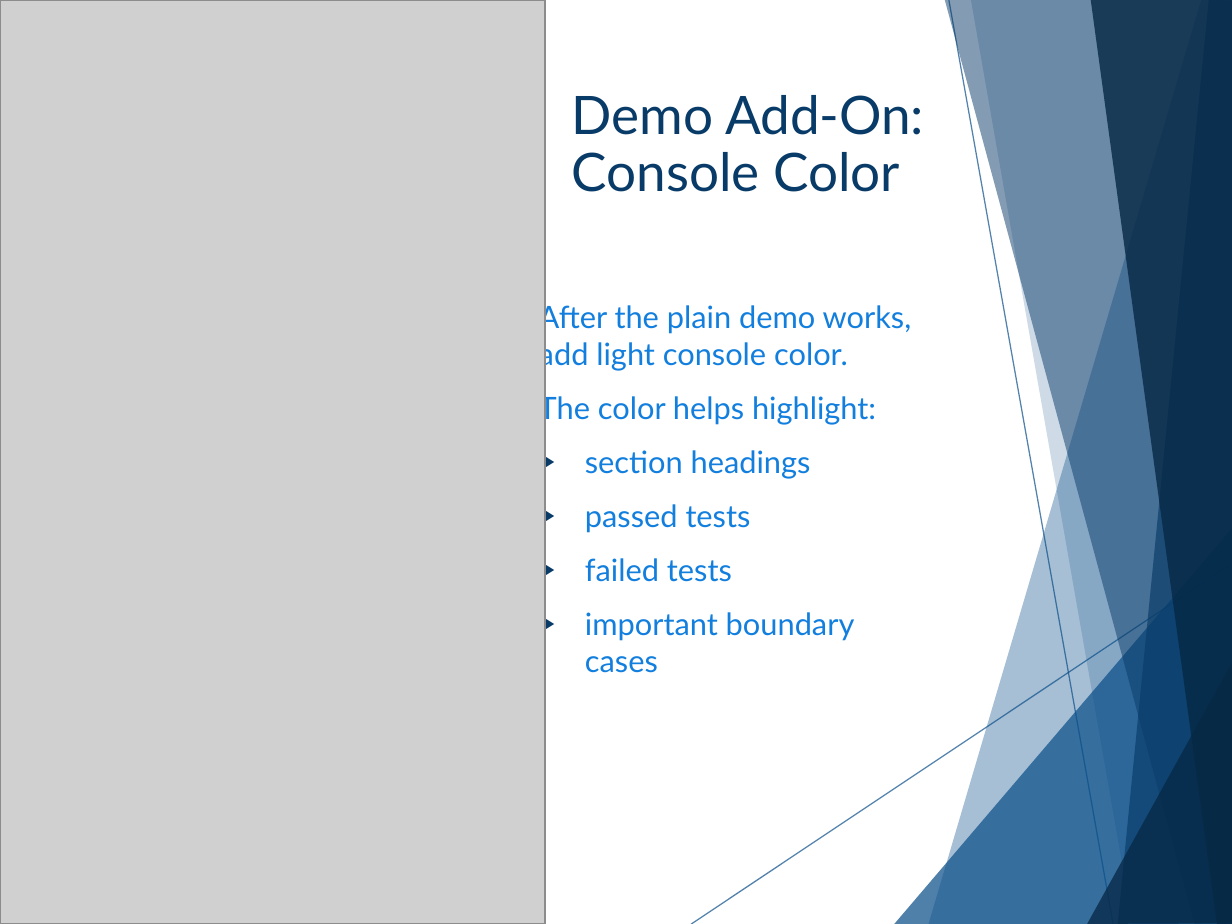
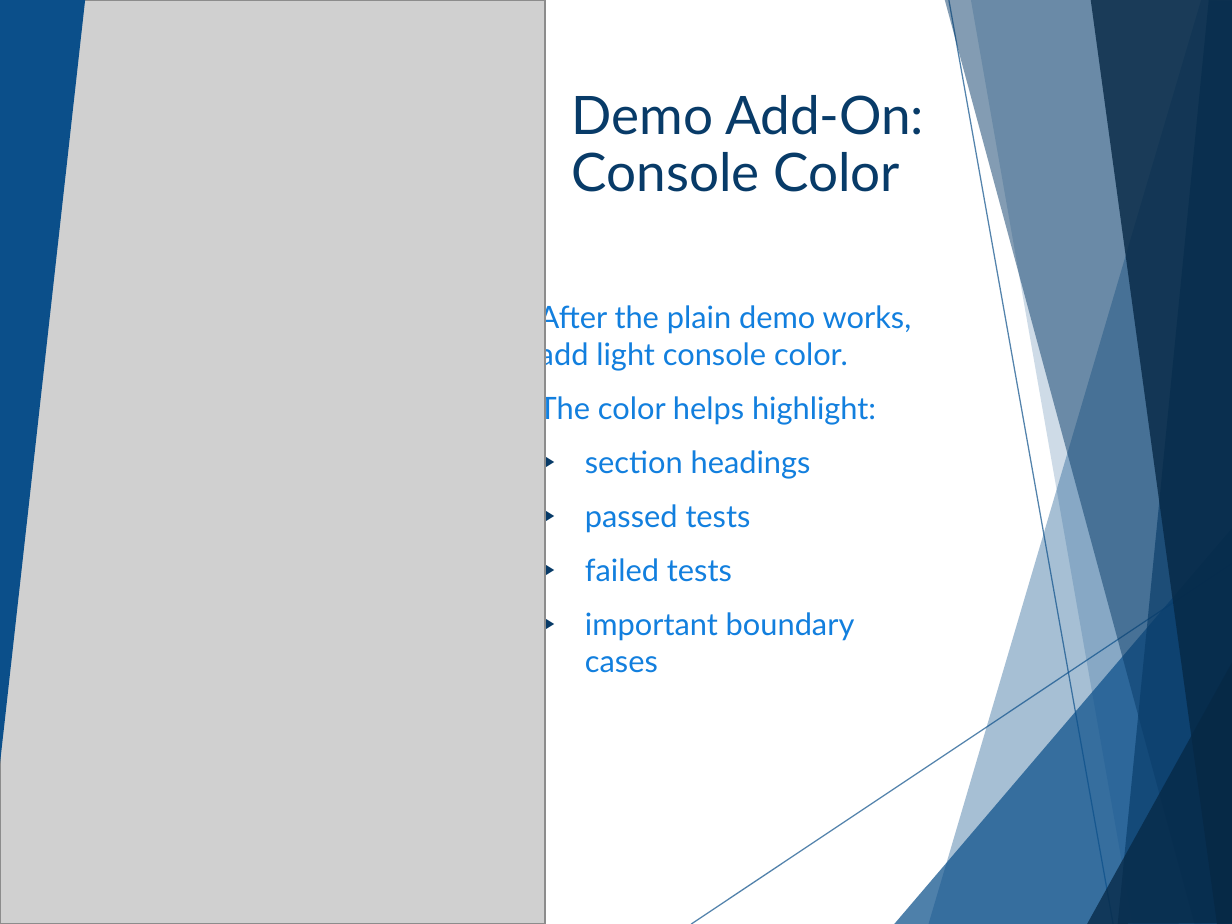
Before and after one commit to cashmy/AAISE_Details, a slide deck: slide 56 of 10-152-119_Intro_To_Algorithms/Lecture_Deck_Sources/Week2_Lecture_Slides.pptx. Drawn at 1232x924 pixels with LibreOffice and Linux fonts; fonts in the diff are those of the drawing; grey boxes stand for pictures; background and template pictures are left out. Boxes give left, top, right and bottom in pixels: in the first picture for what was removed or moved away, otherwise in the second. Text is boxed around its words. In the diff, an @@ line names an element or a change of style, - is before the commit and + after.

```diff
--- a/10-152-119_Intro_To_Algorithms/Lecture_Deck_Sources/Week2_Lecture_Slides.pptx
+++ b/10-152-119_Intro_To_Algorithms/Lecture_Deck_Sources/Week2_Lecture_Slides.pptx
@@ triangle added at [0,0,85,764], fill #0B4F8A @@
```
Also in this commit, not shown: 4 other slides changed, 8 other files.
